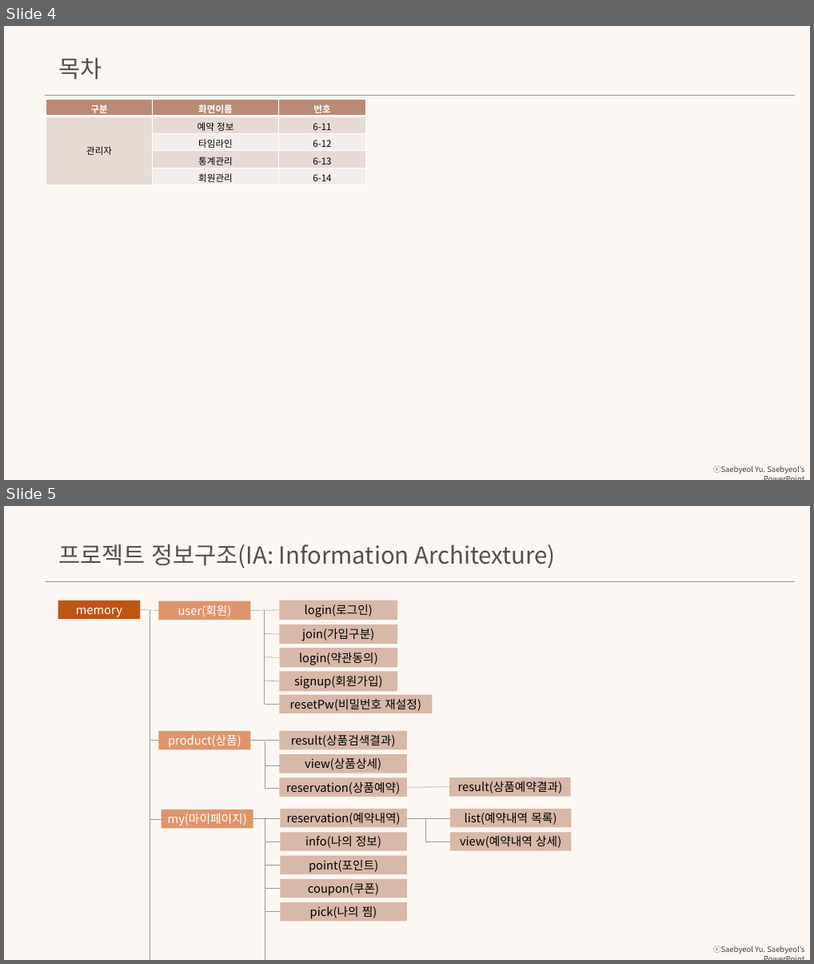
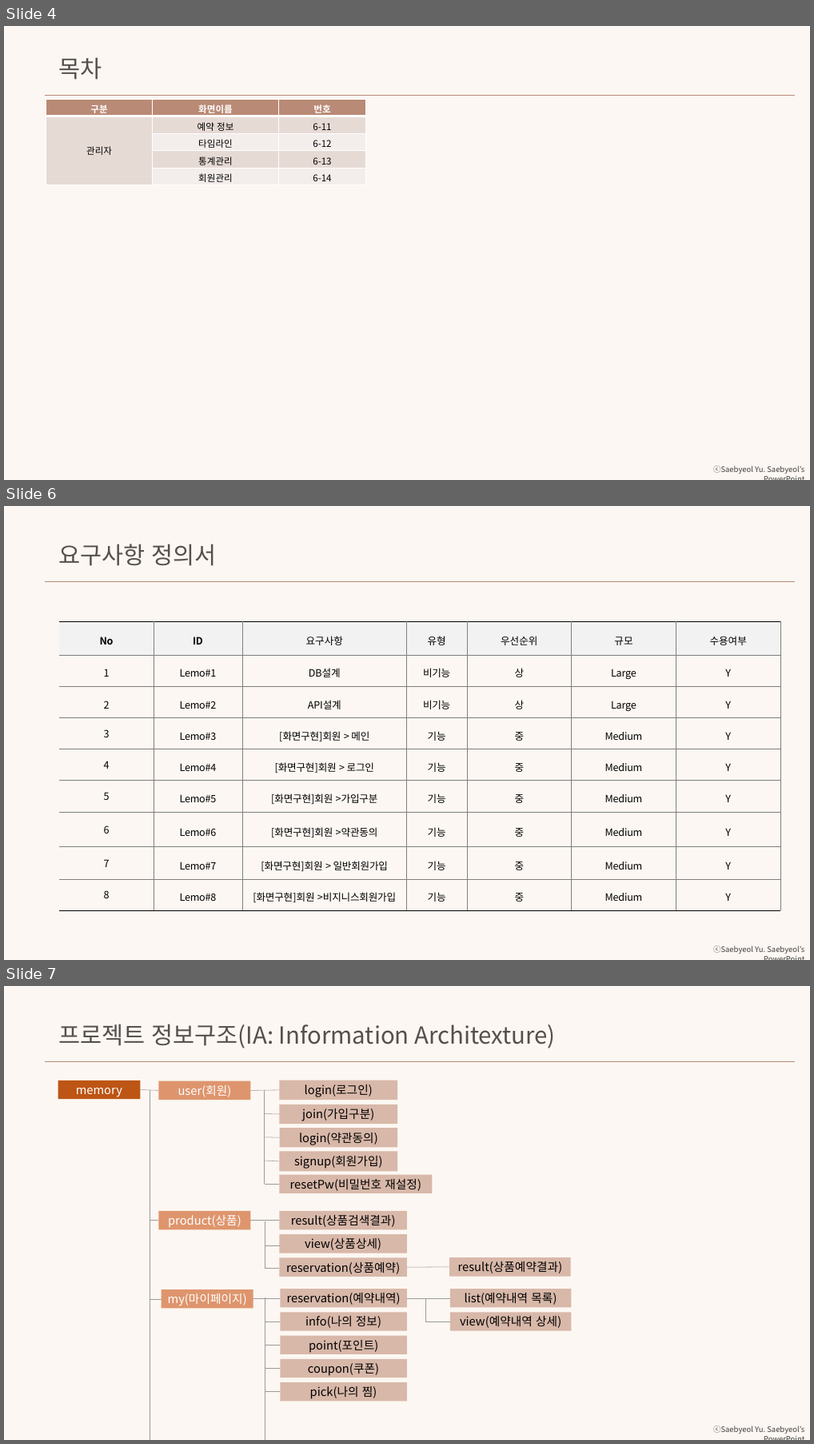
Before and after one commit to ooo3345sjh/LeMo, a slide deck: 스토리보드/LeMo_스토리보드v1.1.pptx. Shown one above the other, each under a label of ours: slides 4 and 5 before the commit, slides 4, 6 and 7 after it; the slides between them are not shown. The pictures are 814x964 and 814x1444 pixels, drawn with LibreOffice and Linux fonts; fonts in the diff are those of the drawing. Boxes give left, top, right and bottom in pixels: in the first picture for what was removed or moved away, otherwise in the second. Text is boxed around its words. In the diff, an @@ line names an element or a change of style, - is before the commit and + after.

Commit message:
2023/03/03 서정현/ 스토리보드 프로젝트 개요 및 요구사항 정의 추가

```diff
--- a/스토리보드/LeMo_스토리보드v1.1.pptx
+++ b/스토리보드/LeMo_스토리보드v1.1.pptx
@@ slide 6 added at (4, 506, 810, 960), background #FCF7F2; not listed: 1 template element that a slide beside it also shows @@
@@ text added at (58, 544, 217, 566), 28 pt, text #554F4D @@
+요구사항 정의서
@@ line added from (45, 582) to (795, 582), #B98A76 0.5 pt @@
@@ table added at (60, 621, 782, 910), 9 rows, 7 columns @@
+No | ID | 요구사항 | 유형 | 우선순위 | 규모 | 수용여부
+1 | Lemo#1 | DB설계 | 비기능 | 상 | Large | Y
+2 | Lemo#2 | API설계 | 비기능 | 상 | Large | Y
+3 | Lemo#3 | [화면구현]회원 > 메인 | 기능 | 중 | Medium | Y
+4 | Lemo#4 | [화면구현]회원 > 로그인 | 기능 | 중 | Medium | Y
+5 | Lemo#5 | [화면구현]회원 >가입구분 | 기능 | 중 | Medium | Y
+6 | Lemo#6 | [화면구현]회원 >약관동의 | 기능 | 중 | Medium | Y
+7 | Lemo#7 | [화면구현]회원 > 일반회원가입 | 기능 | 중 | Medium | Y
+8 | Lemo#8 | [화면구현]회원 >비지니스회원가입 | 기능 | 중 | Medium | Y
@@ what was slide 5 is now slide 7 @@
```
Also in this commit, not shown: 1 other slide added, 1 other file.
